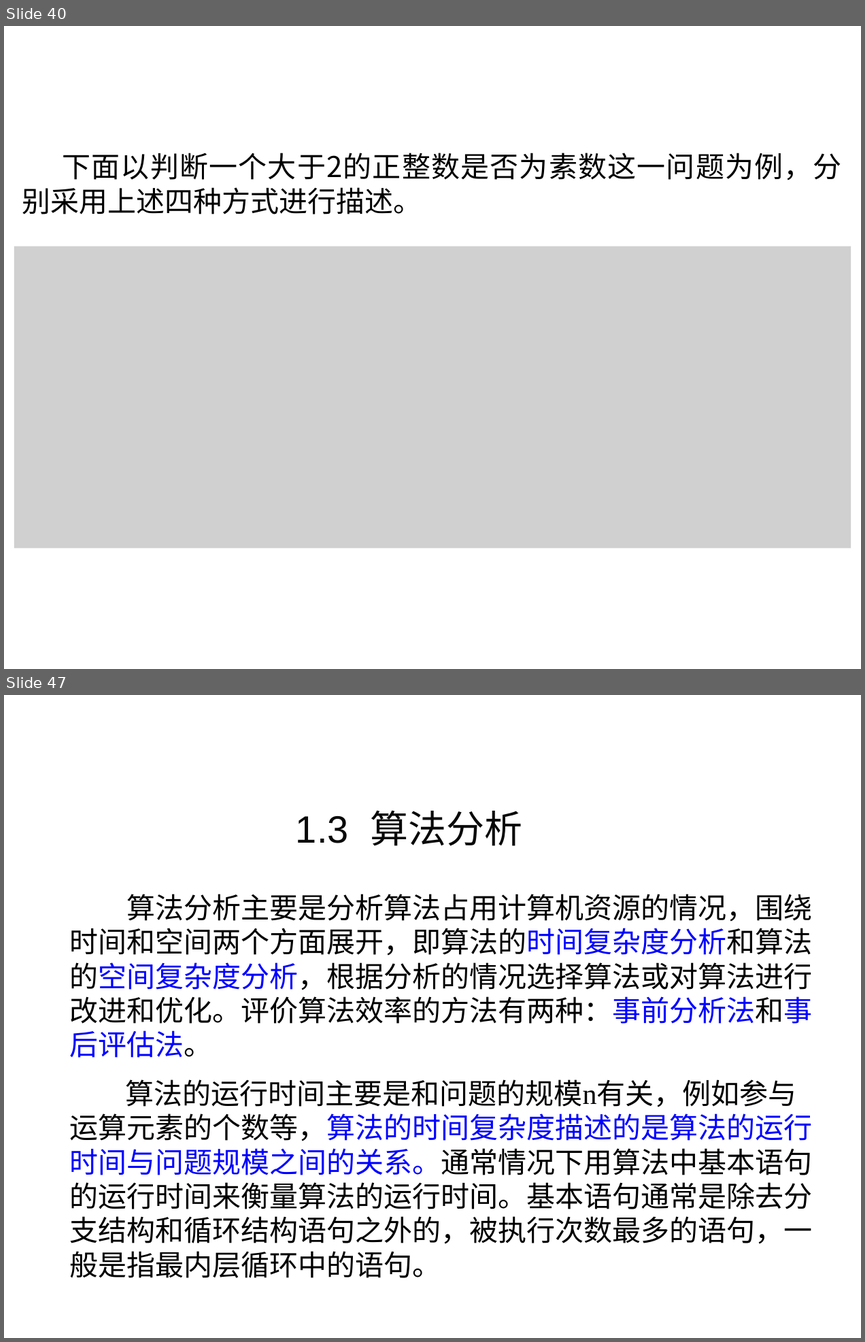
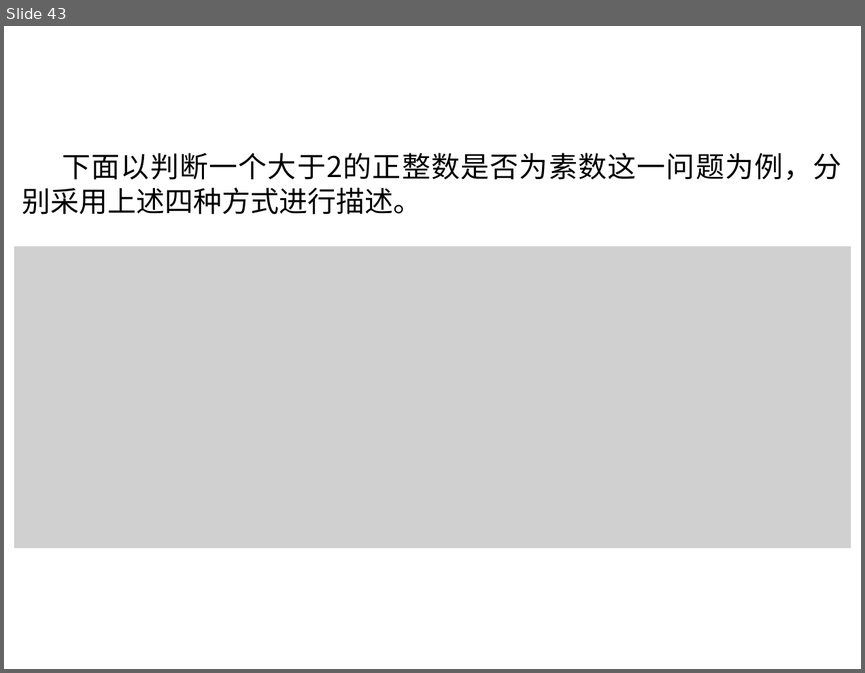
Before and after one commit to liutongling/DP, a slide deck: file/第1章 概论.pptx. Shown one above the other, each under a label of ours: slides 40 and 47 before the commit, slide 43 after it; the slides between them are not shown. The pictures are 865x1342 and 865x673 pixels, drawn with LibreOffice and Linux fonts; fonts in the diff are those of the drawing; grey boxes stand for pictures; background and template pictures are left out. Boxes give left, top, right and bottom in pixels: in the first picture for what was removed or moved away, otherwise in the second. Text is boxed around its words. In the diff, an @@ line names an element or a change of style, - is before the commit and + after.

```diff
--- a/file/第1章 概论.pptx
+++ b/file/第1章 概论.pptx
@@ slide 47 removed at <box>4,695,861,1338</box>, background #FFFFFF @@
@@ text removed at <box>296,810,522,846</box> @@
-1.3 算法分析
@@ text removed at <box>70,894,813,1278</box> @@
-算法分析主要是分析算法占用计算机资源的情况，围绕时间和空间两个方面展开，即算法的时间复杂度分析和算法的空间复杂度分析，根据分析的情况选择算法或对算法进行改进和优化。评价算法效率的方法有两种：事前分析法和事后评估法。
-算法的运行时间主要是和问题的规模n有关，例如参与运算元素的个数等，算法的时间复杂度描述的是算法的运行时间与问题规模之间的关系。通常情况下用算法中基本语句的运行时间来衡量算法的运行时间。基本语句通常是除去分支结构和循环结构语句之外的，被执行次数最多的语句，一般是指最内层循环中的语句。
@@ what was slide 40 is now slide 43 @@
```
Also in this commit, not shown: 5 slides changed, 9 slides added, 28 other slides removed.
